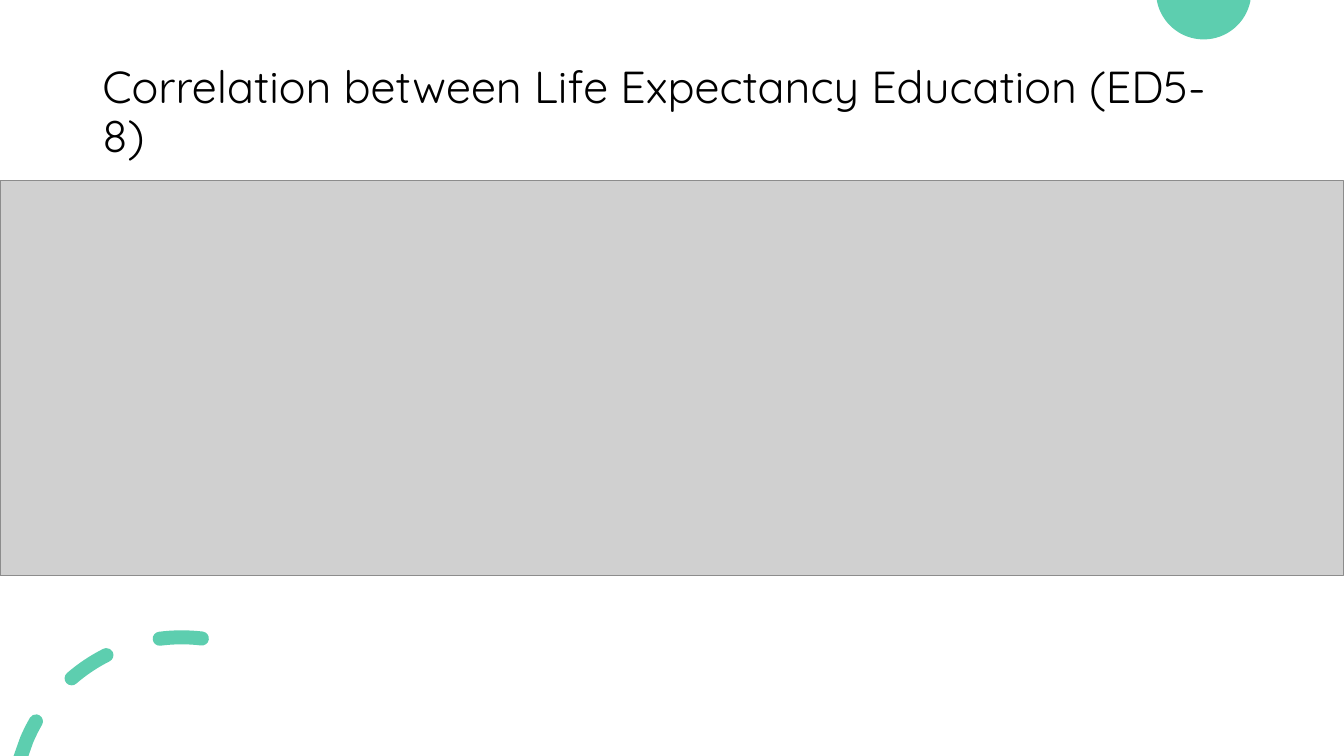
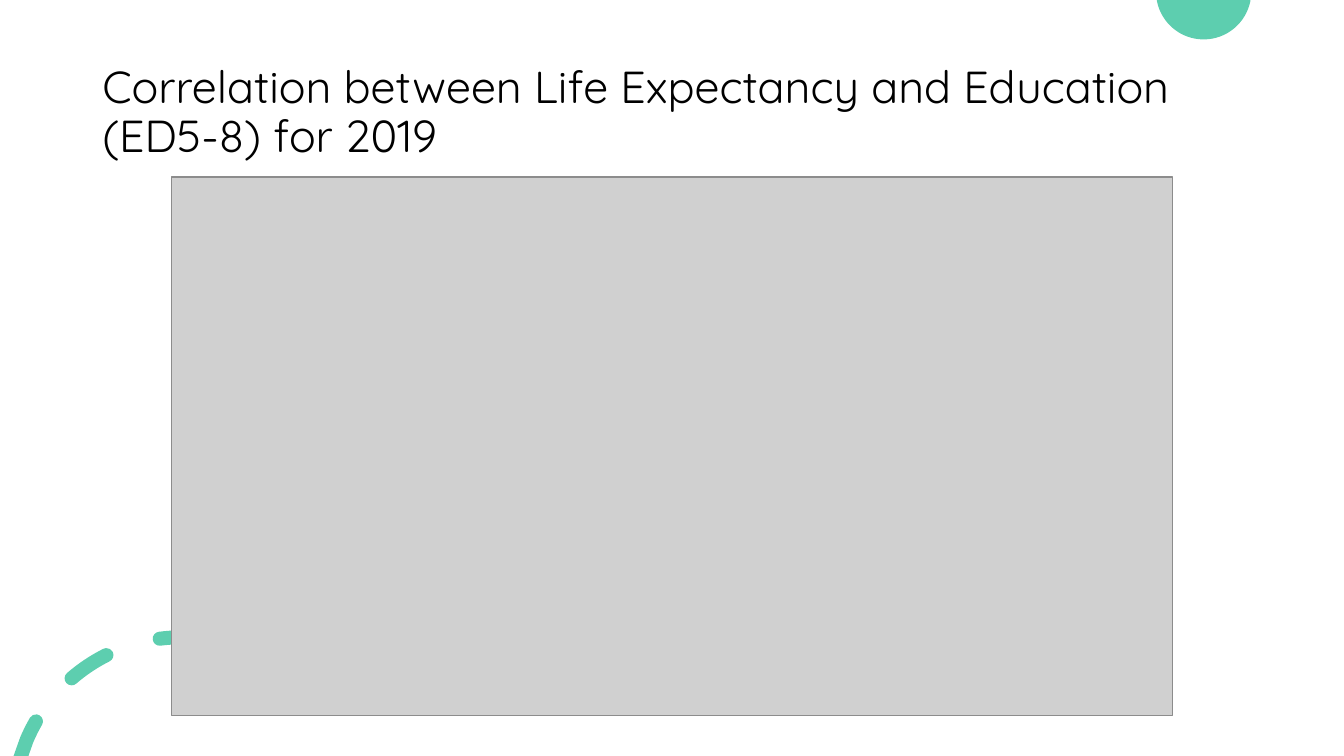
Before and after one commit to ywu223/Capstone1_Compsognathus, a slide deck: slide 11 of Capstone 1 Project Presentation.pptx (slide 3 before the commit). Drawn at 1344x756 pixels with LibreOffice and Linux fonts; fonts in the diff are those of the drawing; grey boxes stand for pictures. Boxes give left, top, right and bottom in pixels: in the first picture for what was removed or moved away, otherwise in the second. Text is boxed around its words. In the diff, an @@ line names an element or a change of style, - is before the commit and + after.

```diff
--- a/Capstone 1 Project Presentation.pptx
+++ b/Capstone 1 Project Presentation.pptx
@@ title at bbox=[102, 70, 1169, 161]: text changed @@
-Correlation between Life Expectancy Education (ED5-8)
+Correlation between Life Expectancy and Education (ED5-8) for 2019
@@ picture: place and size @@
-picture at bbox=[0, 180, 1344, 575]
+picture at bbox=[171, 177, 1172, 716]
```
Also in this commit, not shown: 2 other slides changed, 8 slides added, 1 other file.
